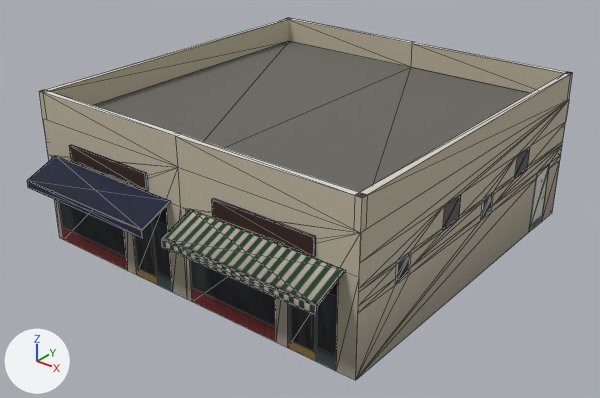
What one commit did to the glTF model assets/coronado_kit/modular/examples/mod_svc_row/mod_mod_svc_row_mid.glb.
Before and after are seen from a camera (50 mm lens) standing at (15.44, -20.04, 13.23) and looking at (0.25, -1.04, 1.45). The lights are fixed; the arrows at lower left show +X, +Y and +Z. The picture after the commit comes second. Mesh edges are drawn as thin lines. Vertices at exactly the same position are counted once.

Names of what the first picture shows: 'mod_mod_svc_row_mid'.
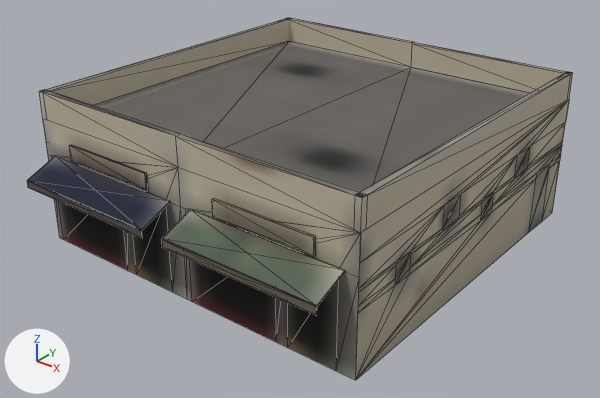
Location of each change, [x1, y1, x2, y2] in pixels of the pictures (600 x 398 px):
```json
{"object": "mod_mod_svc_row_mid", "change": "surface changed, recoloured", "before": [27, 18, 571, 379], "after": [27, 18, 571, 379]}
{"part": 1, "of": "me_mod_mod_svc_row_mid", "change": "surface changed", "before": [27, 18, 573, 379], "after": [27, 18, 573, 379]}
{"part": 2, "of": "me_mod_mod_svc_row_mid", "change": "recoloured", "before": [28, 19, 573, 371], "after": [28, 19, 573, 371]}
{"part": 3, "of": "me_mod_mod_svc_row_mid", "change": "recoloured", "before": [27, 18, 572, 347], "after": [27, 18, 572, 347]}
{"part": 4, "of": "me_mod_mod_svc_row_mid", "change": "recoloured", "before": [28, 162, 560, 379], "after": [28, 162, 560, 379]}
```

The change, as JSON lines over the scene's bpy script:
```json
{"op": "add", "block": "img_bld_lod_color_png", "code": ["img_bld_lod_color_png = load_image('bld_lod_color.png', '../../../textures/bld_lod_color.png', 2048, 2048, 'sRGB')"]}
{"block": "mat_bld_mid", "where": "n4 = _N.new('ShaderNodeTexImage'); n4.name = 'Image Texture'"}
{"op": "set", "path": "n4.image", "old": "img_city_color_png", "new": "img_bld_lod_color_png"}
{"op": "add", "block": "mat_bld_mid", "code": "n4.extension = 'EXTEND'"}
{"block": "me_mod_mod_svc_row_mid", "where": "me_mod_mod_svc_row_mid.from_pydata(...)  # 253 vertices, 404 faces; spans x -6.0..6.0, y -7.12..6.0, z 0.0..5.1"}
{"block": "me_mod_mod_svc_row_mid", "where": "# used by ob_mod_mod_svc_row_mid; location = (0.0, 0.0, 0.0)"}
{"block": "me_mod_mod_svc_row_mid", "change": "me_mod_mod_svc_row_mid part 1: texture (UV) coordinates of 404 of 404 faces, centred in x -6.0..6.0, y -7.12..6.0, z 0.63..5.1, changed; they spanned u 0.0..1.0, v 0.08..0.62 and now span u 0.13..0.93, v 0.02..0.71"}
{"block": "me_mod_mod_svc_row_mid", "change": "me_mod_mod_svc_row_mid part 2: 232 faces centred in x -6.0..6.0, y -6.38..6.0, z 0.63..4.8 are repainted in the vertex colours; the middle colour goes from pale yellow #f3ebda to white #ffffff"}
{"block": "me_mod_mod_svc_row_mid", "change": "me_mod_mod_svc_row_mid part 3: 92 faces centred in x -6.0..6.0, y -7.12..6.0, z 1.37..5.1 are repainted in the vertex colours; the middle colour goes from white #f9f9f9 to white #ffffff"}
{"block": "me_mod_mod_svc_row_mid", "change": "me_mod_mod_svc_row_mid part 4: 66 faces centred in x -6.0..6.0, y -7.12..6.0, z 0.63..3.5 are repainted in the vertex colours; the middle colour goes from grey #bebab9 to white #ffffff"}
```
